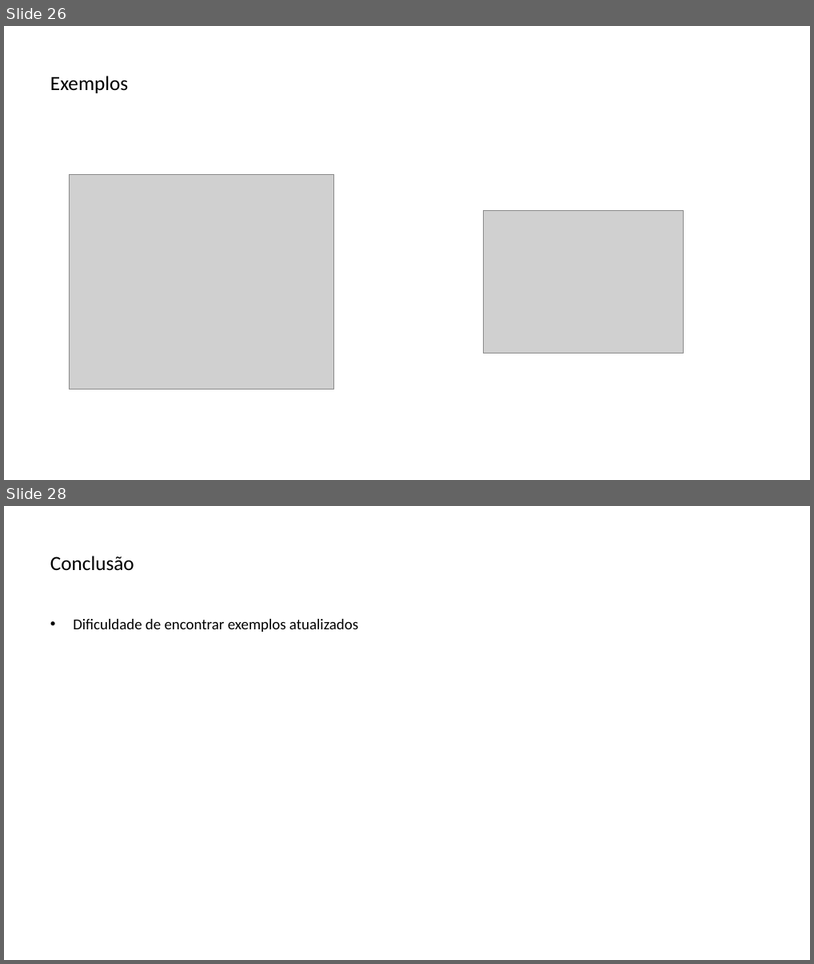
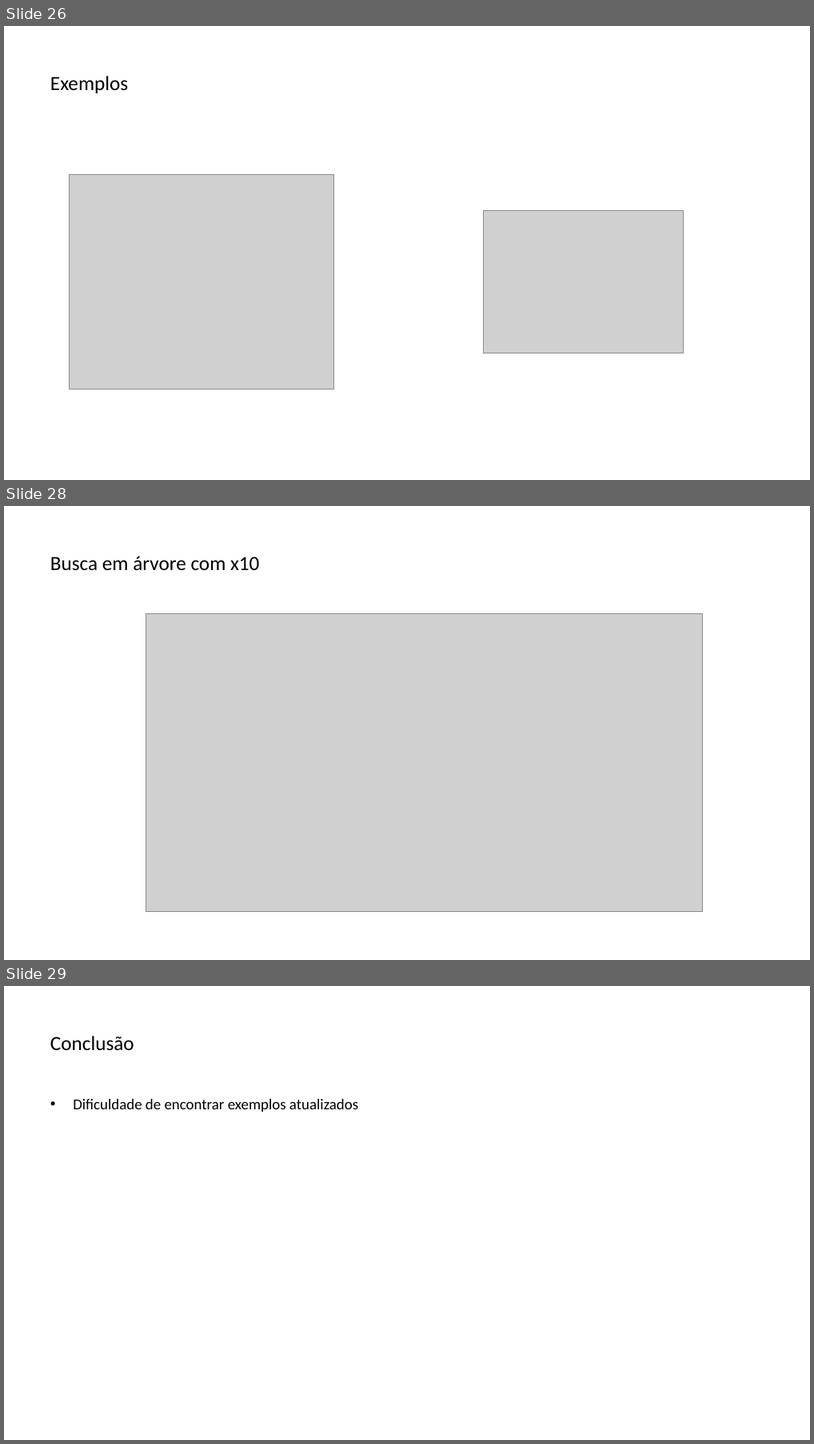
Before and after one commit to lquatrin/inf2591, a slide deck: x10.pptx. Shown one above the other, each under a label of ours: slides 26 and 28 before the commit, slides 26, 28 and 29 after it; the slides between them are not shown. The pictures are 814x964 and 814x1444 pixels, drawn with LibreOffice and Linux fonts; fonts in the diff are those of the drawing; grey boxes stand for pictures. Boxes give left, top, right and bottom in pixels: in the first picture for what was removed or moved away, otherwise in the second. Text is boxed around its words. In the diff, an @@ line names an element or a change of style, - is before the commit and + after.

```diff
--- a/x10.pptx
+++ b/x10.pptx
@@ slide 28 added at (x1=4, y1=506, x2=810, y2=960), background #FFFFFF @@
@@ title added at (x1=50, y1=556, x2=259, y2=571), 24 pt, text #000000 @@
+Busca em árvore com x10
@@ picture added at (x1=146, y1=614, x2=702, y2=911) @@
@@ what was slide 28 is now slide 29 @@
```
Also in this commit, not shown: 1 slide changed.
